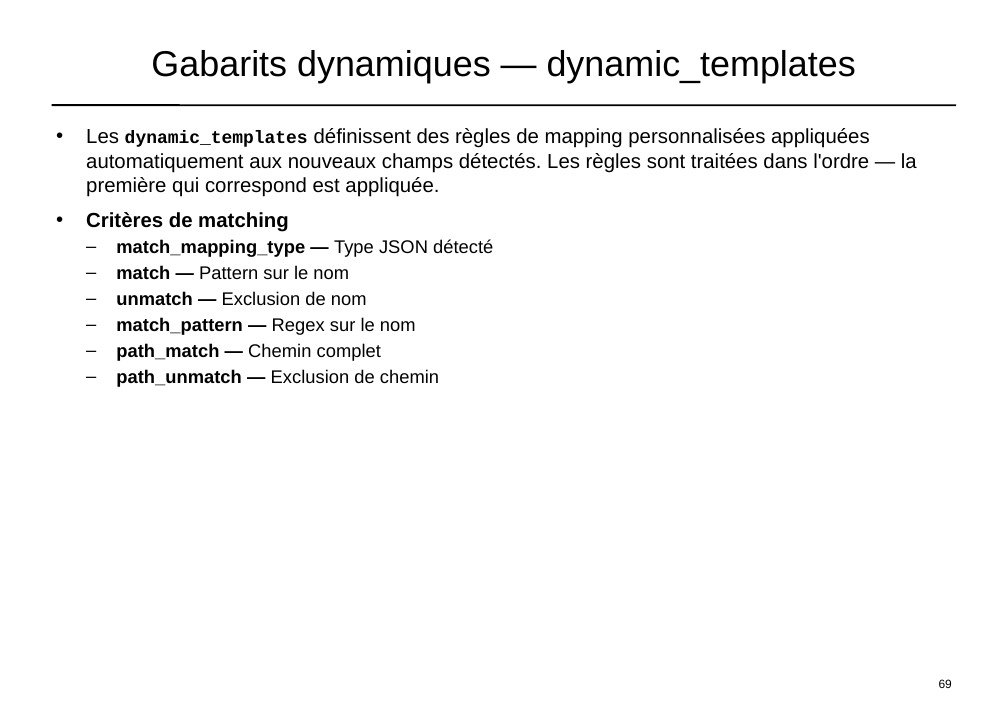
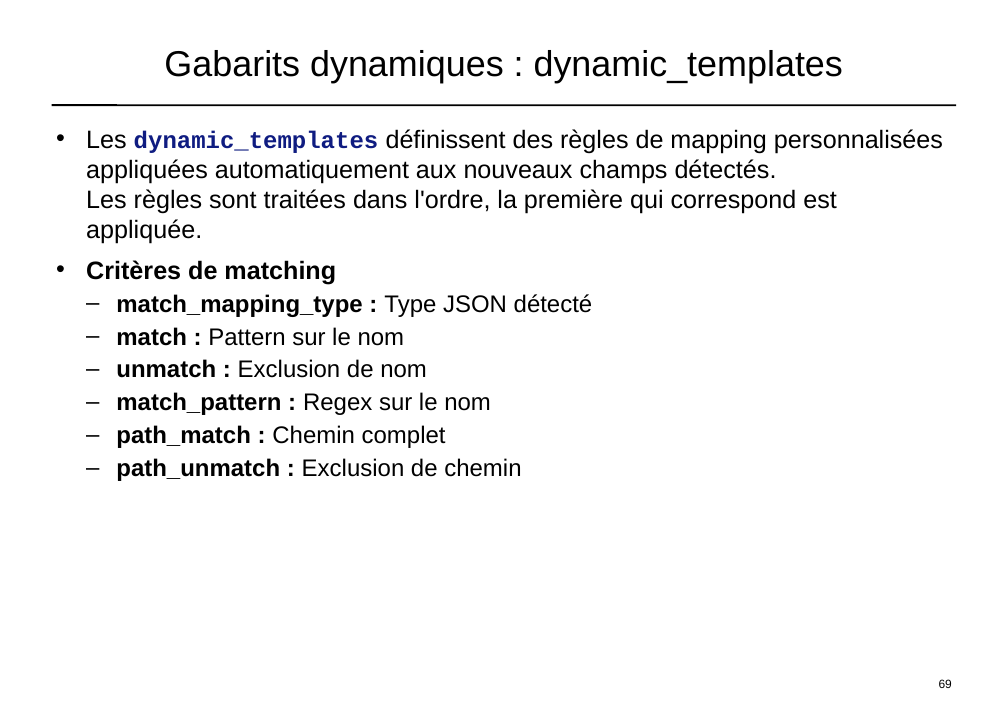
Before and after one commit to dthibau/opensearch, a slide deck: slide 54 of opensearch_simple.pptx. Drawn at 1008x713 pixels with LibreOffice and Linux fonts; fonts in the diff are those of the drawing. Boxes give left, top, right and bottom in pixels: in the first picture for what was removed or moved away, otherwise in the second. Text is boxed around its words. In the diff, an @@ line names an element or a change of style, - is before the commit and + after.

```diff
--- a/opensearch_simple.pptx
+++ b/opensearch_simple.pptx
@@ text at (164,50,843,83): text changed @@
-Gabarits dynamiques — dynamic_templates
+Gabarits dynamiques : dynamic_templates
@@ text at (86,129,943,244): text changed; size 17 to 21 pt @@
-• Les dynamic_templates définissent des règles de mapping personnalisées appliquées automatiquement aux nouveaux champs détectés. Les règles sont traitées dans l'ordre — la première qui correspond est appliquée.
+• Les dynamic_templates définissent des règles de mapping personnalisées appliquées automatiquement aux nouveaux champs détectés.
+  Les règles sont traitées dans l'ordre, la première qui correspond est appliquée.
@@ text at (86,260,336,285): size 17 to 21 pt in "Critères de matching" @@
@@ text at (116,294,593,481): text changed; size 15.3 to 20 pt @@
-– match_mapping_type — Type JSON détecté
-– match — Pattern sur le nom
-– unmatch — Exclusion de nom
-– match_pattern — Regex sur le nom
-– path_match — Chemin complet
-– path_unmatch — Exclusion de chemin
+– match_mapping_type : Type JSON détecté
+– match : Pattern sur le nom
+– unmatch : Exclusion de nom
+– match_pattern : Regex sur le nom
+– path_match : Chemin complet
+– path_unmatch : Exclusion de chemin
```
Also in this commit, not shown: 23 other slides changed, 11 slides added, 3 other files.
